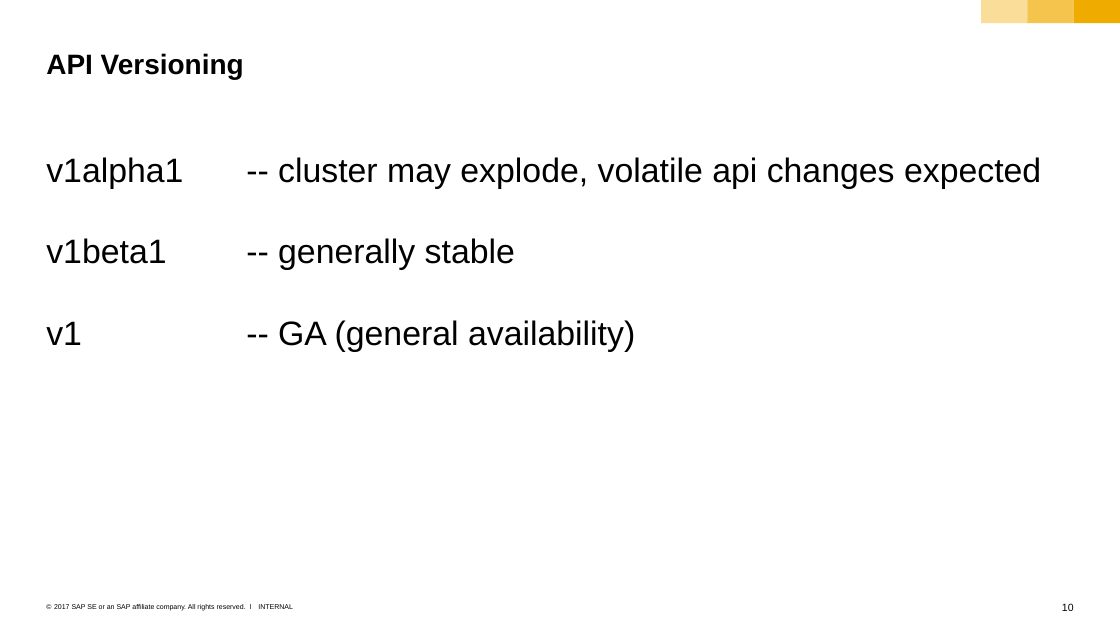
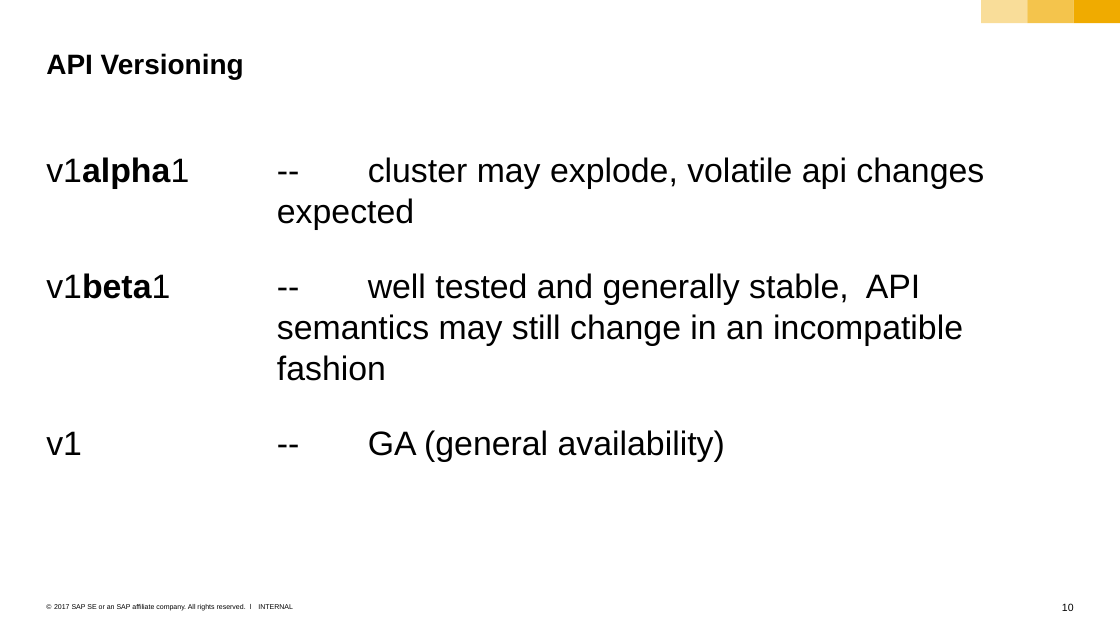
Before and after one commit to sriramrokkam/k8s-training, a slide deck: slide 10 of kubernetes/01_k8s_core_components.pptx. Drawn at 1120x630 pixels with LibreOffice and Linux fonts; fonts in the diff are those of the drawing. Boxes give left, top, right and bottom in pixels: in the first picture for what was removed or moved away, otherwise in the second. Text is boxed around its words. In the diff, an @@ line names an element or a change of style, - is before the commit and + after.

```diff
--- a/kubernetes/01_k8s_core_components.pptx
+++ b/kubernetes/01_k8s_core_components.pptx
@@ text at [46,157,984,462]: text changed @@
-v1alpha1 -- cluster may explode, volatile api changes expected
-v1beta1 -- generally stable
-v1 -- GA (general availability)
+v1alpha1 -- cluster may explode, volatile api changes expected
+v1beta1 -- well tested and generally stable, API semantics may still change in an incompatible fashion
+v1 -- GA (general availability)
```
Also in this commit, not shown: 5 other files.
